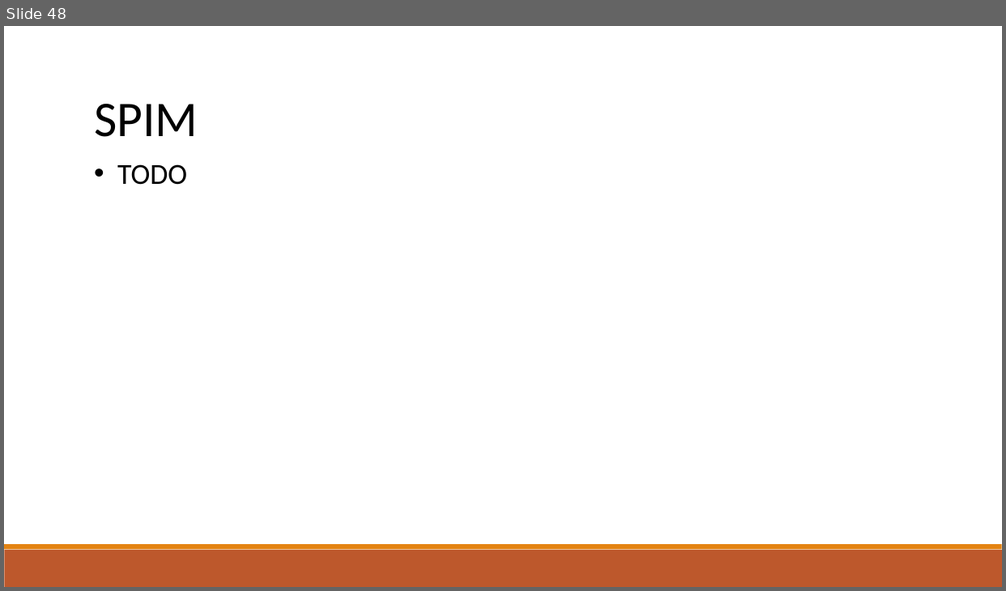
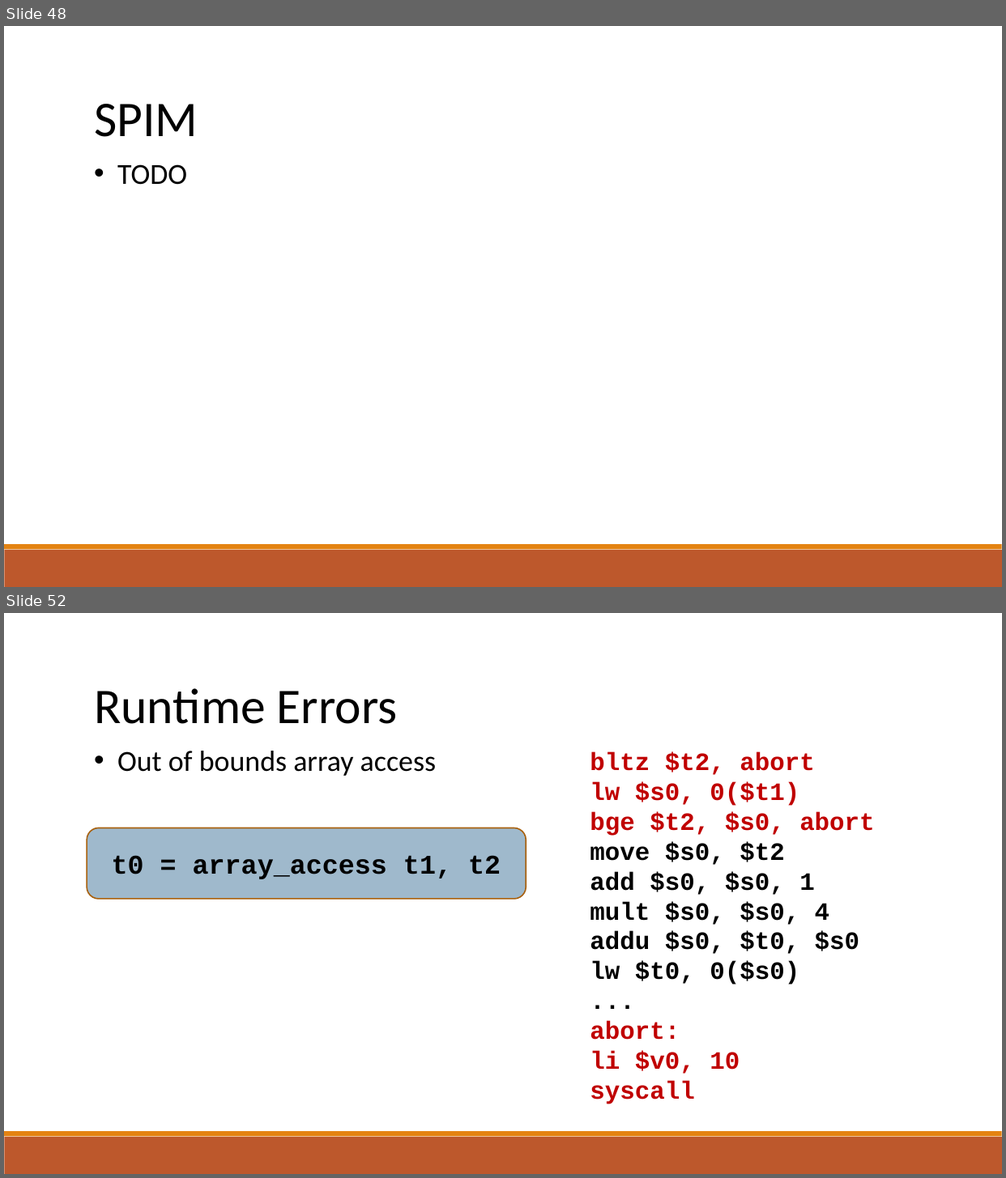
Before and after one commit to raghadzeidan/COMPILATION_TAU_FOR_STUDENTS, a slide deck: new_slides/codegen.pptx. Shown one above the other, each under a label of ours: slide 48 before the commit, slides 48 and 52 after it; the slides between them are not shown. The pictures are 1006x591 and 1006x1178 pixels, drawn with LibreOffice and Linux fonts; fonts in the diff are those of the drawing. Boxes give left, top, right and bottom in pixels: in the first picture for what was removed or moved away, otherwise in the second. Text is boxed around its words. In the diff, an @@ line names an element or a change of style, - is before the commit and + after.

```diff
--- a/new_slides/codegen.pptx
+++ b/new_slides/codegen.pptx
@@ slide 52 added at box(4, 613, 1002, 1174), background #FFFFFF; not listed: 2 template elements that a slide beside it also shows @@
@@ text added at box(94, 688, 398, 724), 48 pt, text #000000 @@
+Runtime Errors
@@ text added at box(117, 751, 436, 776), 28 pt, text #000000 @@
+• Out of bounds array access
@@ text added at box(590, 752, 874, 1105), 24 pt, text #000000, bold @@
+bltz $t2, abort
+lw $s0, 0($t1)
+bge $t2, $s0, abort
+move $s0, $t2
+add $s0, $s0, 1
+mult $s0, $s0, 4
+addu $s0, $t0, $s0
+lw $t0, 0($s0)
+...
+abort:
+li $v0, 10
+syscall
@@ rounded rectangle added at box(87, 828, 526, 899), fill #40749B at 50% opacity, outline #A9610D 1.25 pt, 26 pt, text #000000, bold @@
+t0 = array_access t1, t2
```
Also in this commit, not shown: 2 slides changed, 12 other slides added, 1 slide removed, 1 other file.
